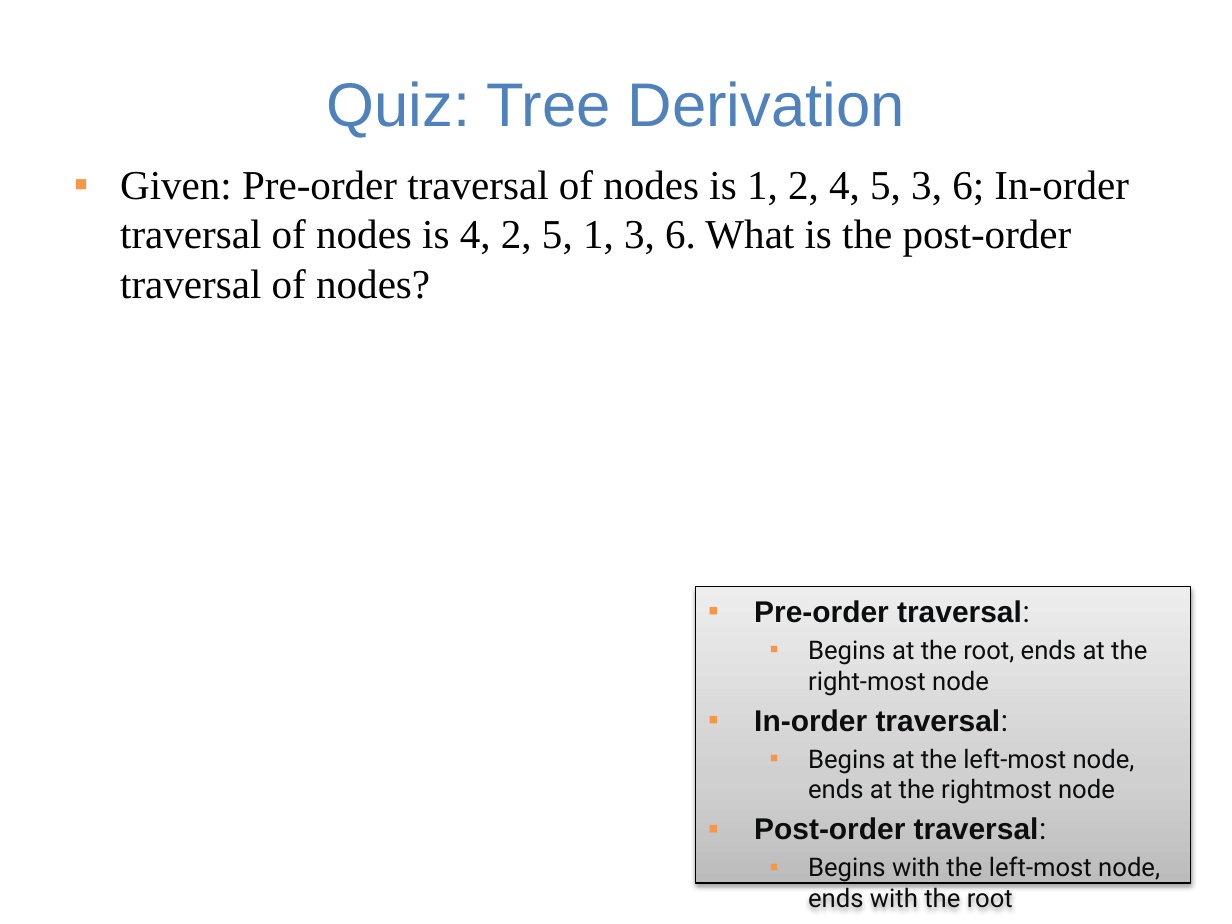
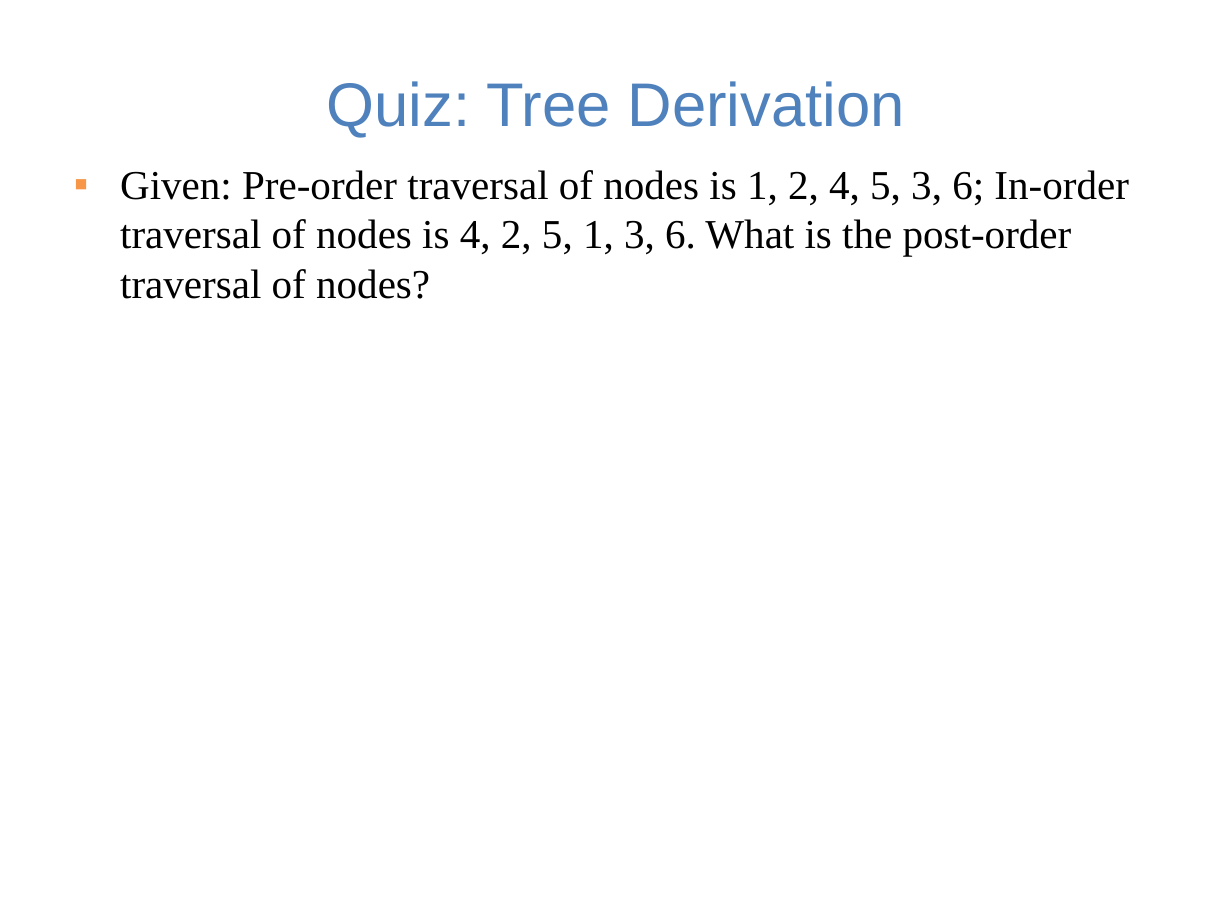
Before and after one commit to guhofstra/CSC111Fa25, a slide deck: slide 11 of PPTs/Lecture 8-binary search tree exercises ANS.pptx. Drawn at 1232x924 pixels with LibreOffice and Linux fonts; fonts in the diff are those of the drawing. Boxes give left, top, right and bottom in pixels: in the first picture for what was removed or moved away, otherwise in the second. Text is boxed around its words. In the diff, an @@ line names an element or a change of style, - is before the commit and + after.

```diff
--- a/PPTs/Lecture 8-binary search tree exercises ANS.pptx
+++ b/PPTs/Lecture 8-binary search tree exercises ANS.pptx
@@ rectangle removed at (x1=696, y1=586, x2=1191, y2=883) @@
-▪ Pre-order traversal:
-  ▪ Begins at the root, ends at the right-most node
-▪ In-order traversal:
-  ▪ Begins at the left-most node, ends at the rightmost node
-▪ Post-order traversal:
-  ▪ Begins with the left-most node, ends with the root
```
Also in this commit, not shown: 1 other slide changed, 4 other files.
